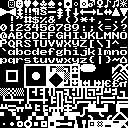
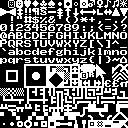
Comparing the layer stacks of the two (128, 128) images. Changes:
hid "Masked White" over [0, 16, 128, 87]
showed "Regular", painted on it over [0, 16, 128, 87]
